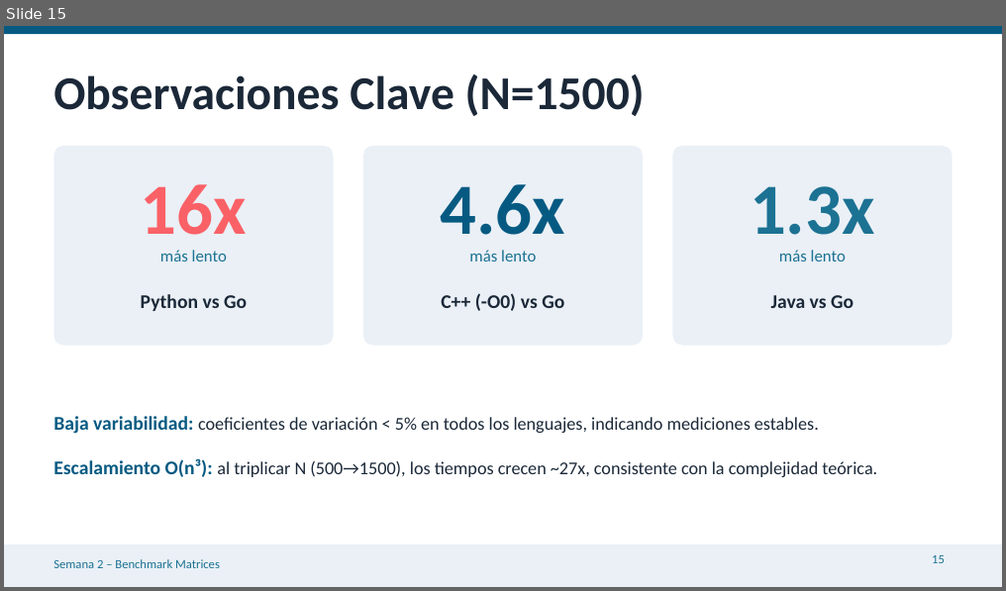
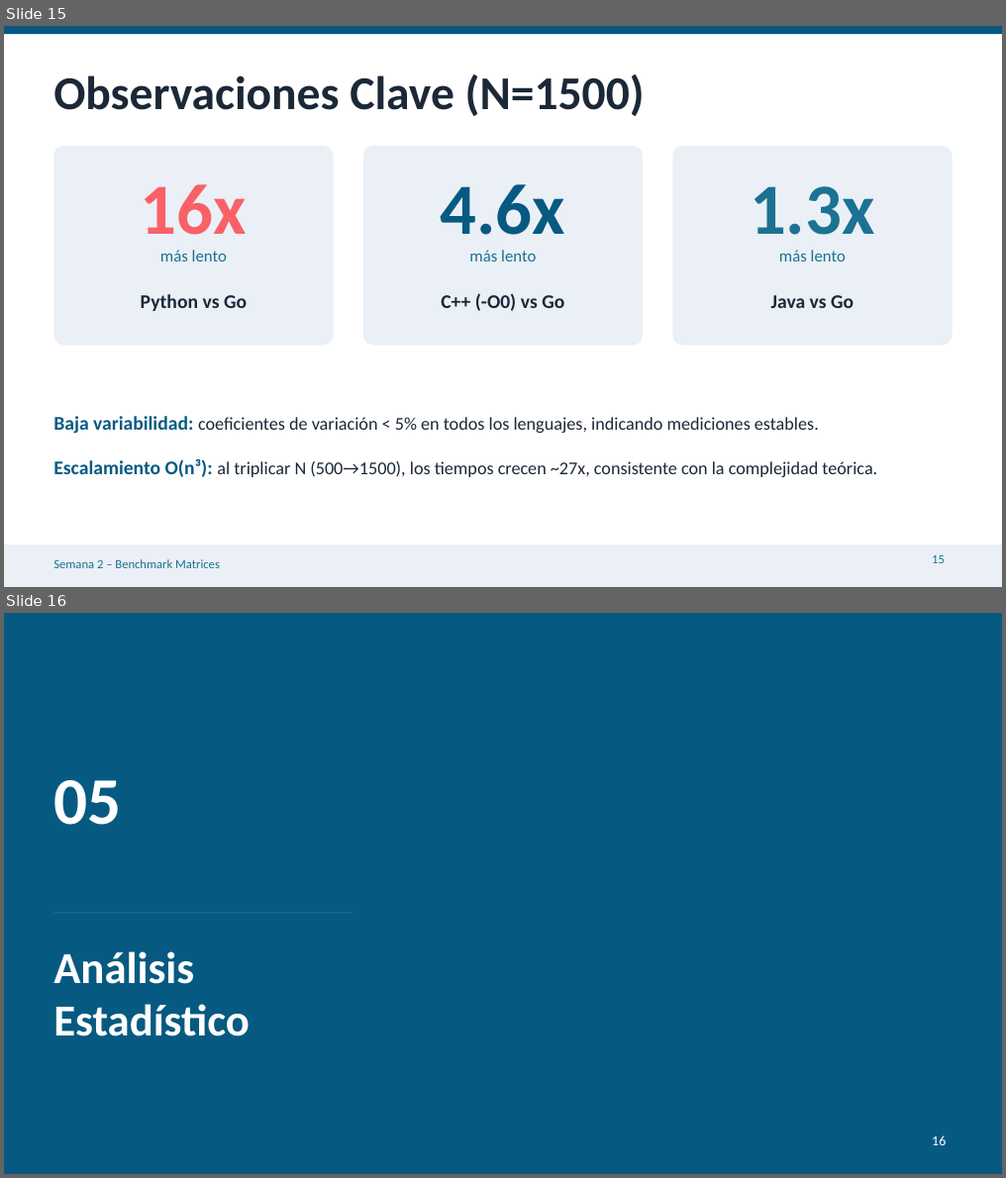
Before and after one commit to jffp-alt/matrix-benchmark, a slide deck: results/Semana2_Benchmark_Matrices.pptx. Shown one above the other, each under a label of ours: slide 15 before the commit, slides 15 and 16 after it. The pictures are 1006x591 and 1006x1178 pixels, drawn with LibreOffice and Linux fonts; fonts in the diff are those of the drawing. Boxes give left, top, right and bottom in pixels: in the first picture for what was removed or moved away, otherwise in the second. Text is boxed around its words. In the diff, an @@ line names an element or a change of style, - is before the commit and + after.

```diff
--- a/results/Semana2_Benchmark_Matrices.pptx
+++ b/results/Semana2_Benchmark_Matrices.pptx
@@ slide 16 added at [4, 613, 1002, 1174], background #065A82 @@
@@ text added at [54, 780, 121, 825], 48 pt, text #FFFFFF, bold @@
+05
@@ rectangle added at [54, 912, 353, 913], fill #1C7293 @@
@@ text added at [54, 952, 250, 1037], 32 pt, text #FFFFFF, bold @@
+Análisis
+Estadístico
@@ page number added at [932, 1136, 945, 1146], 10 pt, text #FFFFFF @@
+16
```
Also in this commit, not shown: 1 slide changed, 7 other slides added, 1 slide removed.
